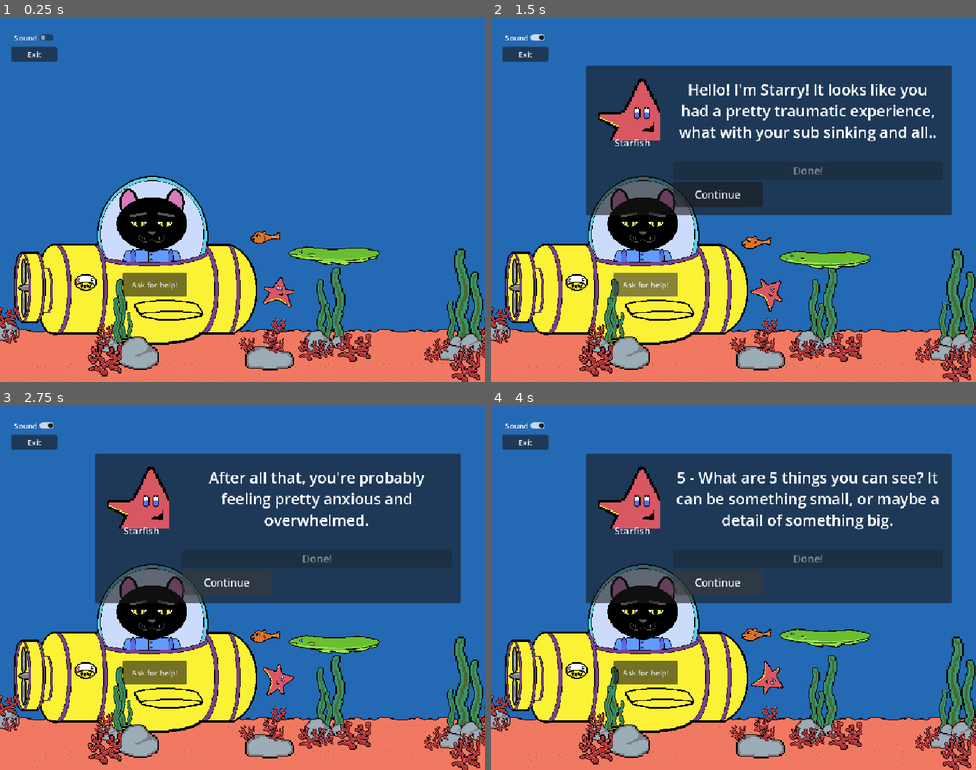
Above: before the commit, frames 1-4 (two rows, left to right).
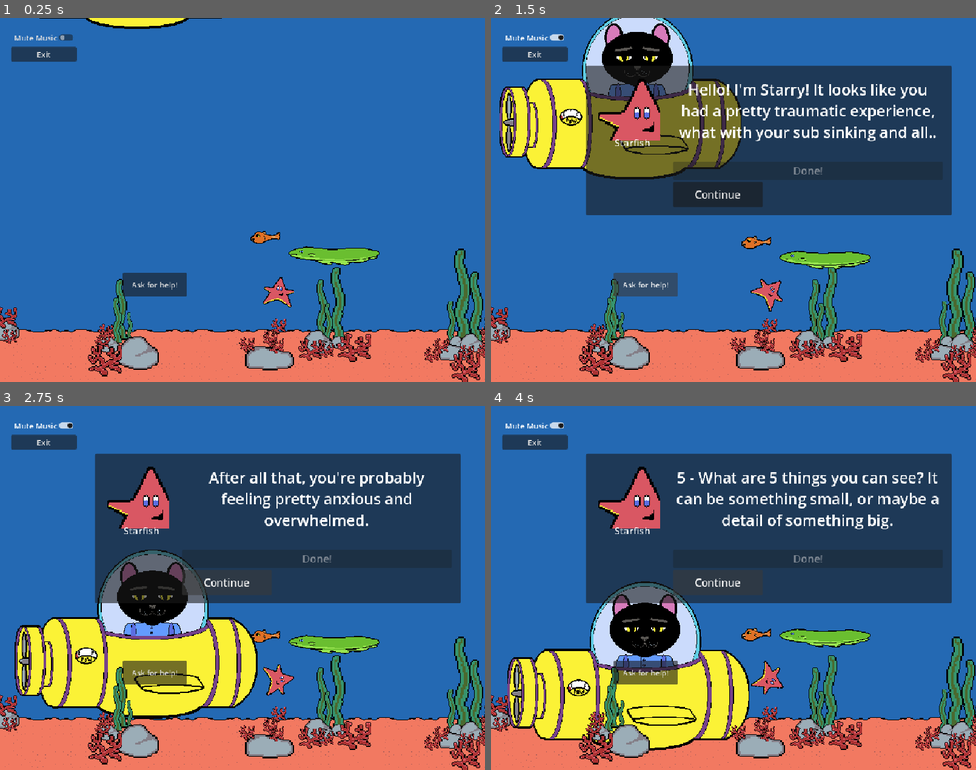
Above: after the commit, the same moments.

Repository: gainax2k1/uplifting_ocean
Game: Godot game, scene res://Scenes/uplifting_ocean.tscn
The game is run twice, just before and just after one commit, with the same random seed, the same clock (stepped at 60 frames per second) and the same inputs.
Inputs:
- Up to frame 1 (0.25 s): no input
- Up to frame 2 (1.5 s): click "Sound" (after the commit: "Mute Music") at 0.5 s; click "Ask for help!" at 1.25 s
- Up to frame 3 (2.75 s): click "Continue" at 2 s
- Up to frame 4 (4 s): click "Continue" at 2.75 s; click "Continue" at 3.5 s

The runs differ from the first frame. In frame 1, 16% of the frame differs, in the area x 2-53%, y 0-90%; in frame 2, 29%, in the area x 1-71%, y 0-90%; in frame 3, 9.2%; in frame 4, 9.9%.

Commit message:
added animations

Diff:
--- a/Scenes/Dialogue_Manager.gd
+++ b/Scenes/Dialogue_Manager.gd
@@ -9,6 +9,9 @@
 @onready var done_button = %DoneButton
 @onready var cont_button = %ContinueButton
 @onready var power_gauge = %Sub2D.get_node("%PowerGauge")
+@onready var sub_animaation = %Sub2D.get_node("%SubAnimation")
+@onready var bgmusic = %Menu.get_node("%BGMusic")
+@onready var victory = %Victory
 
 
 var current_NPC_index = 0
@@ -56,7 +59,9 @@
 		%AskForHelp.visible = false
 		#CALL ENDING...????????????????????
 		power_gauge.play("power-ani")
-
+		sub_animaation.play("raise")
+		bgmusic.stream_paused = true
+		victory.play(0.0)
 
 	DialogBox.hide()
 
--- a/Scenes/bgmusic.gd
+++ b/Scenes/bgmusic.gd
@@ -2,15 +2,5 @@
 
 @onready var bgmusic = %BGMusic
 
-# Called when the node enters the scene tree for the first time.
-func _ready() -> void:
-	pass # Replace with function body.
-
-
-# Called every frame. 'delta' is the elapsed time since the previous frame.
-func _process(delta: float) -> void:
-	pass
-
-
 func _on_sound_toggled(toggled_on: bool) -> void:
 	bgmusic.stream_paused = !bgmusic.stream_paused
--- /dev/null
+++ b/Scenes/button_sound.gd
@@ -0,0 +1,9 @@
+extends AudioStreamPlayer2D
+
+@onready var button_sound = %ButtonSound
+
+func _on_continue_button_button_down() -> void:
+	button_sound.play(0.0)
+
+func _on_done_button_button_down() -> void:
+	button_sound.play(0.0)
--- a/Scenes/dialog.tscn
+++ b/Scenes/dialog.tscn
@@ -4,6 +4,9 @@
 [ext_resource type="Script" uid="uid://dchd2qkhl6wvi" path="res://Scripts/dialog_box.gd" id="1_irs7l"]
 [ext_resource type="Resource" uid="uid://clvvjay05gcvp" path="res://Scripts/full_script.tres" id="2_87kay"]
 [ext_resource type="SpriteFrames" uid="uid://dqsy32ah0tj0r" path="res://Assets/Sprites/icon_sprite_frames.tres" id="4_u40lh"]
+[ext_resource type="AudioStream" uid="uid://7pnk6w0xmyht" path="res://Assets/Audio/Click.ogg" id="5_ionbg"]
+[ext_resource type="Script" uid="uid://c2mtshrvy0e5u" path="res://Scenes/button_sound.gd" id="6_gl4vm"]
+[ext_resource type="AudioStream" uid="uid://doqd8liyj0cd4" path="res://Assets/Audio/Happy_short.ogg" id="7_ionbg"]
 
 [node name="Dialog" type="Node2D" unique_id=1563229591]
 script = ExtResource("1_edf0l")
@@ -99,5 +102,16 @@
 theme_override_font_sizes/font_size = 22
 text = "Continue"
 
+[node name="ButtonSound" type="AudioStreamPlayer2D" parent="CanvasLayer/DialogBox/MarginContainer/HBoxContainer/VBoxContainer2/ContinueButton" unique_id=1569253638]
+unique_name_in_owner = true
+stream = ExtResource("5_ionbg")
+script = ExtResource("6_gl4vm")
+
+[node name="Victory" type="AudioStreamPlayer2D" parent="." unique_id=679592075]
+unique_name_in_owner = true
+stream = ExtResource("7_ionbg")
+
+[connection signal="button_down" from="CanvasLayer/DialogBox/MarginContainer/HBoxContainer/VBoxContainer2/DoneButton" to="CanvasLayer/DialogBox/MarginContainer/HBoxContainer/VBoxContainer2/ContinueButton/ButtonSound" method="_on_done_button_button_down"]
 [connection signal="pressed" from="CanvasLayer/DialogBox/MarginContainer/HBoxContainer/VBoxContainer2/DoneButton" to="." method="_on_done_button_pressed"]
+[connection signal="button_down" from="CanvasLayer/DialogBox/MarginContainer/HBoxContainer/VBoxContainer2/ContinueButton" to="CanvasLayer/DialogBox/MarginContainer/HBoxContainer/VBoxContainer2/ContinueButton/ButtonSound" method="_on_continue_button_button_down"]
 [connection signal="pressed" from="CanvasLayer/DialogBox/MarginContainer/HBoxContainer/VBoxContainer2/ContinueButton" to="." method="_on_continue_button_pressed"]
--- a/Scenes/menu.tscn
+++ b/Scenes/menu.tscn
@@ -31,7 +31,7 @@
 
 [node name="Sound" type="CheckButton" parent="MarginContainer/VBoxContainer" unique_id=334602663]
 layout_mode = 2
-text = "Sound"
+text = "Mute Music"
 
 [node name="Exit" type="Button" parent="MarginContainer/VBoxContainer" unique_id=1966515340]
 layout_mode = 2
--- a/Scenes/submarine.tscn
+++ b/Scenes/submarine.tscn
@@ -6,21 +6,80 @@
 [ext_resource type="SpriteFrames" uid="uid://dinnbsnscnmar" path="res://Assets/Sprites/fuel-gauge-frames.tres" id="4_ue3ij"]
 [ext_resource type="Script" uid="uid://fsgr6l5tqfpf" path="res://Scenes/power_gauge.gd" id="5_je60v"]
 
+[sub_resource type="Animation" id="Animation_je60v"]
+length = 0.001
+tracks/0/type = "value"
+tracks/0/imported = false
+tracks/0/enabled = true
+tracks/0/path = NodePath("SubAnimation/Submarine:position")
+tracks/0/interp = 1
+tracks/0/loop_wrap = true
+tracks/0/keys = {
+"times": PackedFloat32Array(0),
+"transitions": PackedFloat32Array(1),
+"update": 0,
+"values": [Vector2(258, -261)]
+}
+
+[sub_resource type="Animation" id="Animation_a07w3"]
+resource_name = "raise"
+length = 4.09
+tracks/0/type = "value"
+tracks/0/imported = false
+tracks/0/enabled = true
+tracks/0/path = NodePath("SubAnimation/Submarine:position")
+tracks/0/interp = 1
+tracks/0/loop_wrap = true
+tracks/0/keys = {
+"times": PackedFloat32Array(0, 4.09),
+"transitions": PackedFloat32Array(1, 1),
+"update": 0,
+"values": [Vector2(290, 500), Vector2(795, -285)]
+}
+
+[sub_resource type="Animation" id="Animation_s8co7"]
+resource_name = "sink"
+length = 3.0
+tracks/0/type = "value"
+tracks/0/imported = false
+tracks/0/enabled = true
+tracks/0/path = NodePath("SubAnimation/Submarine:position")
+tracks/0/interp = 1
+tracks/0/loop_wrap = true
+tracks/0/keys = {
+"times": PackedFloat32Array(0, 0.01, 3),
+"transitions": PackedFloat32Array(1, 1, 1),
+"update": 0,
+"values": [Vector2(0, 0), Vector2(258, -261), Vector2(290, 500)]
+}
+
+[sub_resource type="AnimationLibrary" id="AnimationLibrary_wqqa5"]
+_data = {
+&"RESET": SubResource("Animation_je60v"),
+&"raise": SubResource("Animation_a07w3"),
+&"sink": SubResource("Animation_s8co7")
+}
+
 [node name="Sub2D" type="Node2D" unique_id=280165175]
 script = ExtResource("1_tq48s")
 
-[node name="Submarine" type="Sprite2D" parent="." unique_id=886378409]
-position = Vector2(286, 463)
+[node name="SubAnimation" type="AnimationPlayer" parent="." unique_id=1160017079]
+unique_name_in_owner = true
+libraries/ = SubResource("AnimationLibrary_wqqa5")
+
+[node name="Submarine" type="Sprite2D" parent="SubAnimation" unique_id=886378409]
+unique_name_in_owner = true
+position = Vector2(258, -261)
 texture = ExtResource("1_74qfh")
 
-[node name="Cat" type="AnimatedSprite2D" parent="Submarine" unique_id=1068311228]
+[node name="Cat" type="AnimatedSprite2D" parent="SubAnimation/Submarine" unique_id=1068311228]
 position = Vector2(35, -33)
 sprite_frames = ExtResource("3_tq48s")
 animation = &"cat-mood-happy"
 autoplay = "cat-mood-sad"
 frame_progress = 0.59952736
 
-[node name="PowerGauge" type="AnimatedSprite2D" parent="Submarine" unique_id=208710465]
+[node name="PowerGauge" type="AnimatedSprite2D" parent="SubAnimation/Submarine" unique_id=208710465]
 unique_name_in_owner = true
 position = Vector2(-105, 95)
 sprite_frames = ExtResource("4_ue3ij")
--- a/Scenes/uplifting_ocean.tscn
+++ b/Scenes/uplifting_ocean.tscn
@@ -46,16 +46,28 @@
 
 [node name="Node2D" type="Node2D" unique_id=644585907]
 
+[node name="Sub2D" parent="." unique_id=280165175 instance=ExtResource("1_6lusw")]
+unique_name_in_owner = true
+position = Vector2(-4, -86)
+
+[node name="AskForHelp" type="Button" parent="Sub2D" unique_id=1949216820]
+unique_name_in_owner = true
+z_index = 6
+offset_left = 263.0
+offset_top = 623.0
+offset_right = 399.0
+offset_bottom = 674.0
+text = "Ask for help!"
+
 [node name="Background" type="TileMapLayer" parent="." unique_id=1007385587]
+z_index = -1
+z_as_relative = false
 position = Vector2(-4, -86)
 tile_map_data = PackedByteArray("AAAAAC4AAAAAAAAAAAAAAC8AAAAAAAEAAAABAC4AAAABAAAAAAABAC8AAAABAAEAAAACAC4AAAACAAAAAAACAC …(8704 unchanged characters)…
 tile_set = SubResource("TileSet_bltuv")
 
-[node name="Sub2D" parent="Background" unique_id=280165175 instance=ExtResource("1_6lusw")]
-unique_name_in_owner = true
-position = Vector2(4, 86)
-
 [node name="Seaweed" type="TileMapLayer" parent="Background" unique_id=538925444]
+z_index = 2
 
 [node name="AnimatedSprite2D2" parent="Background/Seaweed" unique_id=2101050824 instance=ExtResource("3_c280b")]
 position = Vector2(258, 701)
@@ -93,6 +105,7 @@
 scale = Vector2(2.5, 2.5)
 
 [node name="Rocks" type="TileMapLayer" parent="Background" unique_id=1308305453]
+z_index = 3
 
 [node name="Rock" type="Sprite2D" parent="Background/Rocks" unique_id=617520283]
 position = Vector2(295, 796.5)
@@ -142,6 +155,7 @@
 texture = ExtResource("5_4tqgs")
 
 [node name="coral" type="TileMapLayer" parent="Background" unique_id=130039048]
+z_index = 4
 
 [node name="Coral" type="Sprite2D" parent="Background/coral" unique_id=909351301]
 position = Vector2(24, 758)
@@ -253,6 +267,7 @@
 script = ExtResource("12_w7ias")
 
 [node name="Menu" parent="." unique_id=611884111 instance=ExtResource("13_24i8k")]
+unique_name_in_owner = true
 offset_left = 24.0
 offset_top = 26.0
 offset_right = 70.32
@@ -264,12 +279,4 @@
 position = Vector2(214.99997, 172)
 scale = Vector2(-0.13478641, -4.424723)
 
-[node name="AskForHelp" type="Button" parent="." unique_id=1949216820]
-unique_name_in_owner = true
-offset_left = 259.0
-offset_top = 537.0
-offset_right = 395.0
-offset_bottom = 588.0
-text = "Ask for help!"
-
-[connection signal="pressed" from="AskForHelp" to="Dialog" method="_on_ask_for_help_pressed"]
+[connection signal="pressed" from="Sub2D/AskForHelp" to="Dialog" method="_on_ask_for_help_pressed"]
--- a/Scripts/submarine.gd
+++ b/Scripts/submarine.gd
@@ -1,8 +1,13 @@
 extends Node2D
+
+@onready var submarine_layer = %Submarine
+var sub_sunk_pos = Vector2(290.0, 550.0) #-105.0, 95.0)
+var sub_raised_pos = Vector2(-200.0, -200.0)
+
 
 # Called when the node enters the scene tree for the first time.
 func _ready() -> void:
-
+	%SubAnimation.play("sink")
 	pass # Replace with function body.
 
 
--- a/project_time_traker.json
+++ b/project_time_traker.json
@@ -1,9 +1,9 @@
 {
-  "2D": 12071.0138466358,
+  "2D": 13526.3127624988,
   "3D": 44.9551446437836,
   "AFK": 5632.1489713192,
   "Asset Store": 4.99714398384094,
-  "Editor": 45039.2761883736,
-  "Game": 14968.5275964737,
-  "Script": 17949.7824566364
+  "Editor": 51083.0131866932,
+  "Game": 15898.8224442005,
+  "Script": 21607.9256913662
 }
Not shown, added: Assets/Audio/Click.ogg.import
Not shown, added: Assets/Audio/Happy_short.ogg.import
Not shown, added: Scenes/button_sound.gd.uid
Not shown, added: Assets/Audio/Click.aup4.aup4
Not shown, added: Assets/Audio/Click.aup4.aup4-shm
Not shown, added: Assets/Audio/Click.aup4.aup4-wal
Not shown, added: Assets/Audio/Click.ogg
Not shown, added: Assets/Audio/Happy_short.ogg
Not shown, added: Assets/Audio/Untitled.aup4.aup4
